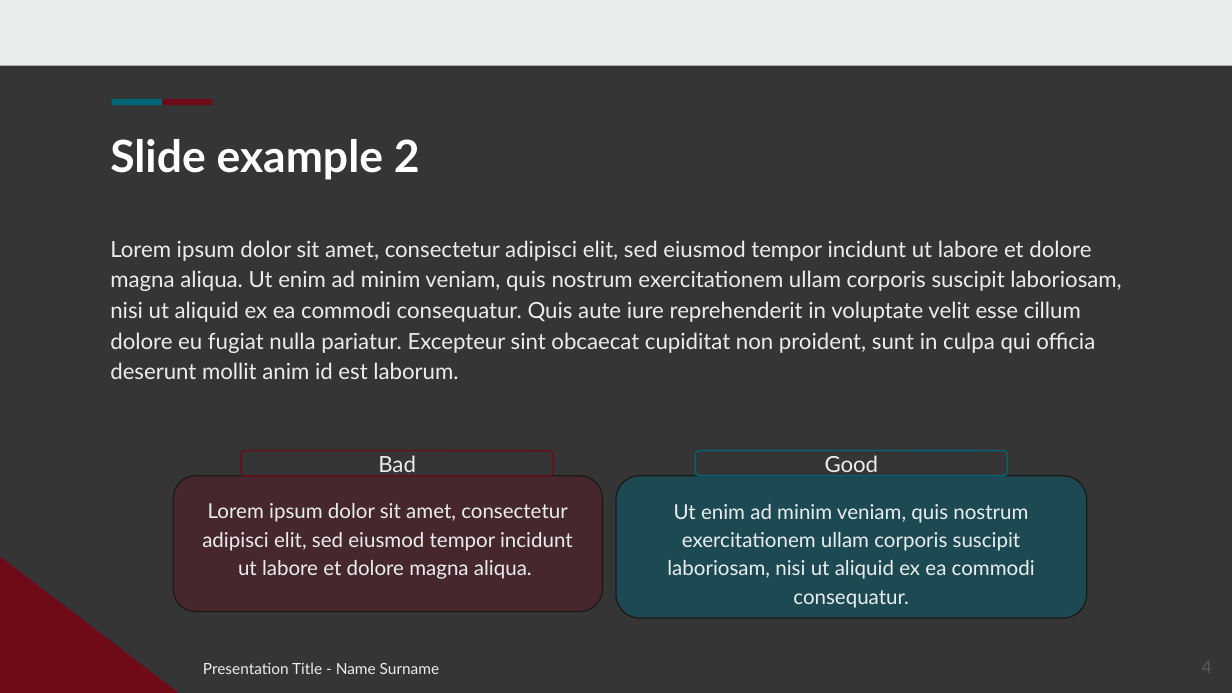
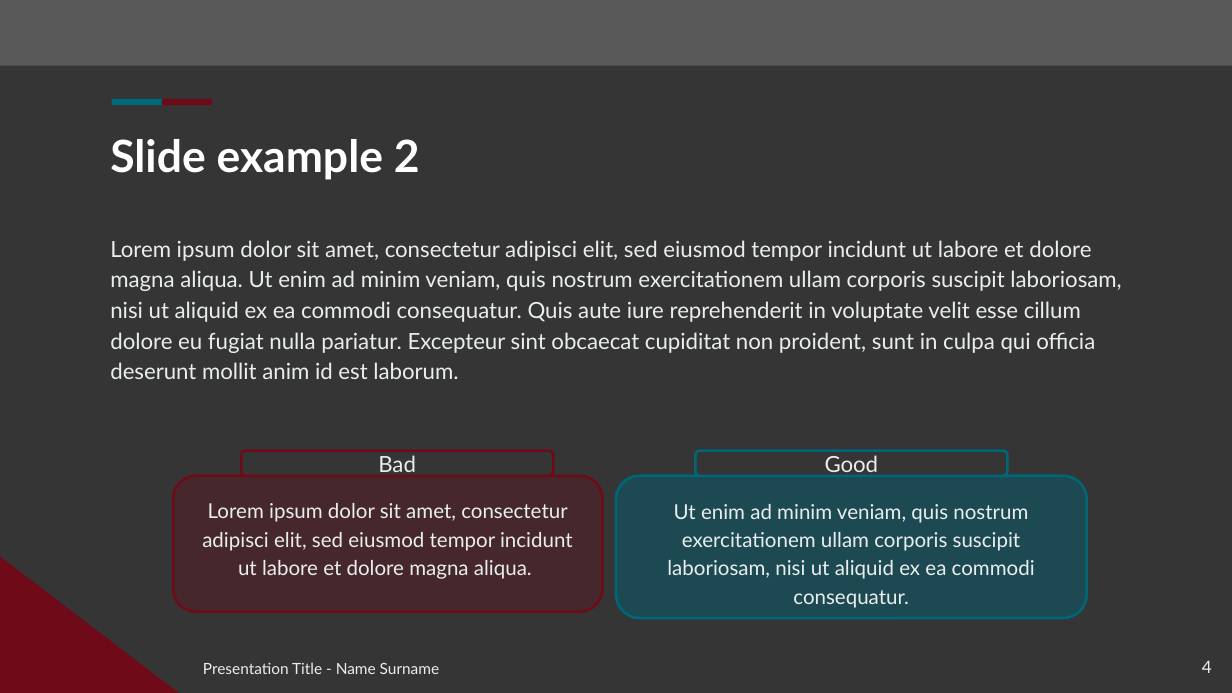
Before and after one commit to pietro-nardelli/sapienza-ppt-template, a slide deck: slide 4 of dark/sapienza-ppt-template_dark.pptx. Drawn at 1232x693 pixels with LibreOffice and Linux fonts; fonts in the diff are those of the drawing; background and template pictures are left out. Boxes give left, top, right and bottom in pixels: in the first picture for what was removed or moved away, otherwise in the second. Text is boxed around its words. In the diff, an @@ line names an element or a change of style, - is before the commit and + after.

```diff
--- a/dark/sapienza-ppt-template_dark.pptx
+++ b/dark/sapienza-ppt-template_dark.pptx
@@ rectangle at (0,0,1232,65): fill #E9EDEE to #595959 @@
@@ rounded rectangle "Lorem ipsum dolor sit amet, ..." at (174,476,602,611): outline #1A1A1A 0.75 pt to #6F0A19 1.5 pt @@
@@ rounded rectangle "Bad" at (241,451,553,476): outline #6F0A19 0.75 pt to #6F0A19 1.5 pt @@
@@ rounded rectangle "Ut enim ad minim veniam, ..." at (616,476,1087,618): outline #1A1A1A 0.75 pt to #006778 1.5 pt @@
@@ rounded rectangle "Good" at (695,451,1007,476): outline #006778 0.75 pt to #006778 1.5 pt @@
@@ page number at (1202,660,1212,673): text colour #595959 to #E9EDEE @@
```
Also in this commit, not shown: 6 other slides changed, 5 other files.
